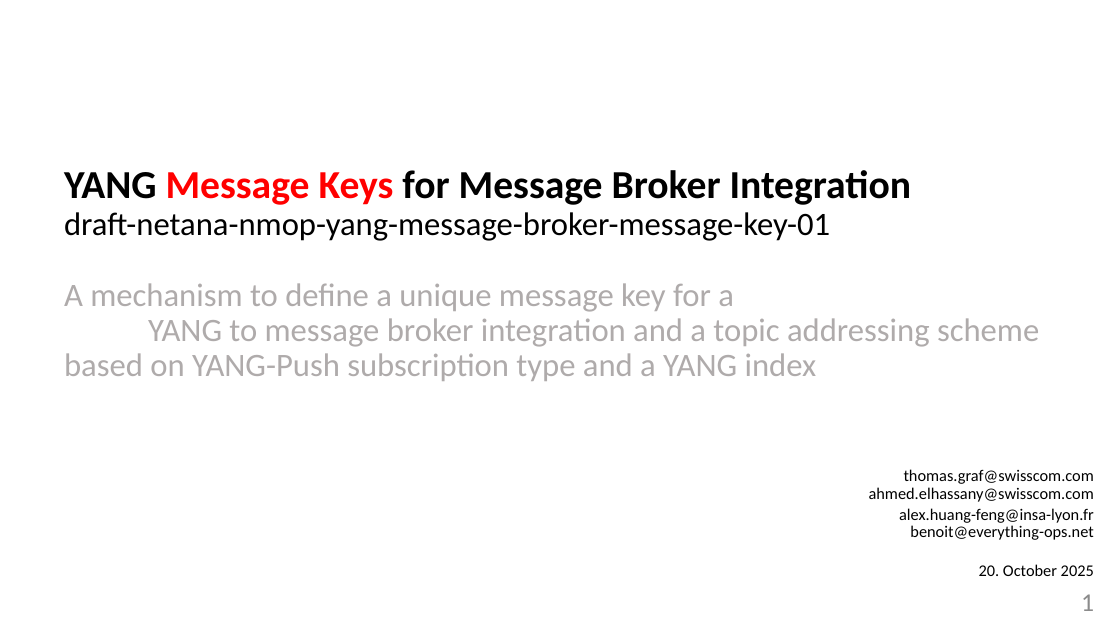
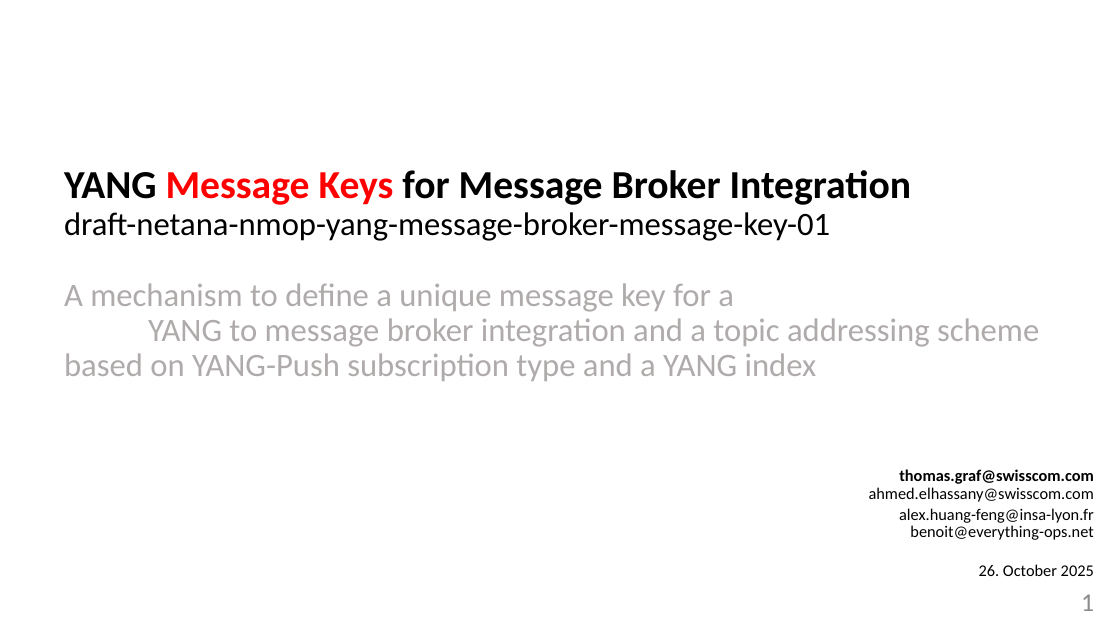
Before and after one commit to network-analytics/ietf-network-analytics-document-status, a slide deck: slide 1 of 124/NMOP/draft-netana-nmop-yang-message-broker-message-key-01.pptx. Drawn at 1120x630 pixels with LibreOffice and Linux fonts; fonts in the diff are those of the drawing. Boxes give left, top, right and bottom in pixels: in the first picture for what was removed or moved away, otherwise in the second. Text is boxed around its words. In the diff, an @@ line names an element or a change of style, - is before the commit and + after.

```diff
--- a/124/NMOP/draft-netana-nmop-yang-message-broker-message-key-01.pptx
+++ b/124/NMOP/draft-netana-nmop-yang-message-broker-message-key-01.pptx
@@ text at <box>869,469,1094,502</box>: bold on in "thomas.graf@swisscom.com" @@
@@ text at <box>979,564,1094,576</box>: text changed @@
-20. October 2025
+26. October 2025
```
Also in this commit, not shown: 1 other slide changed, 12 other files.
